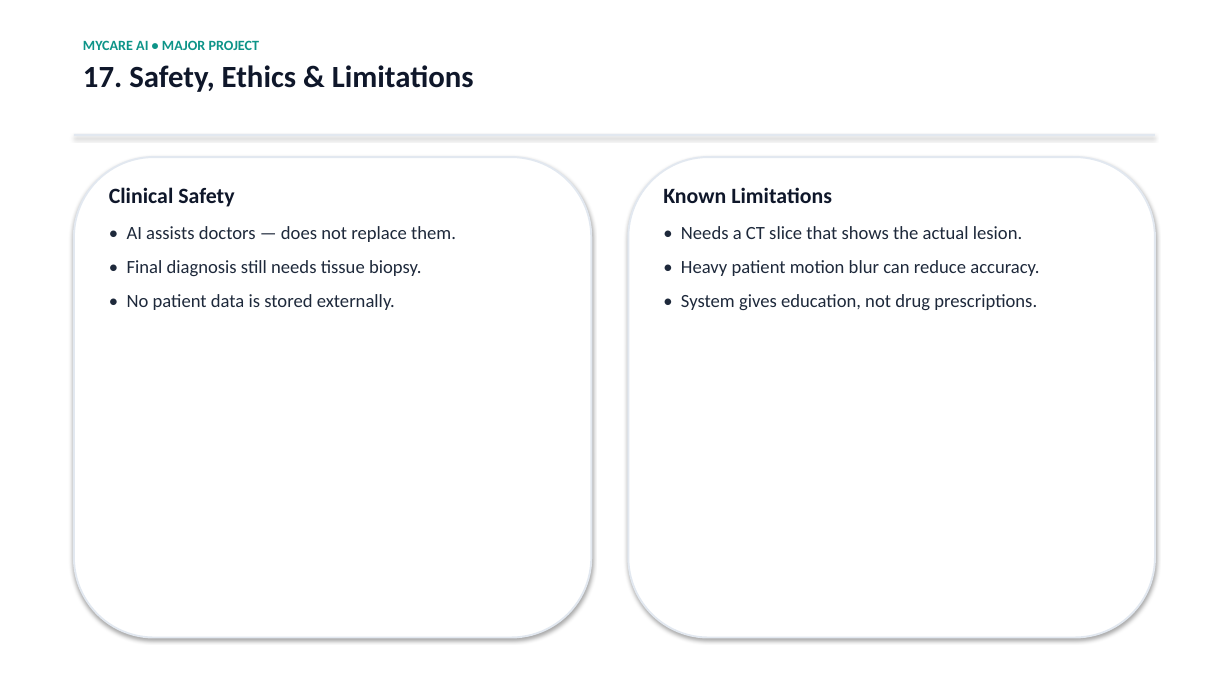
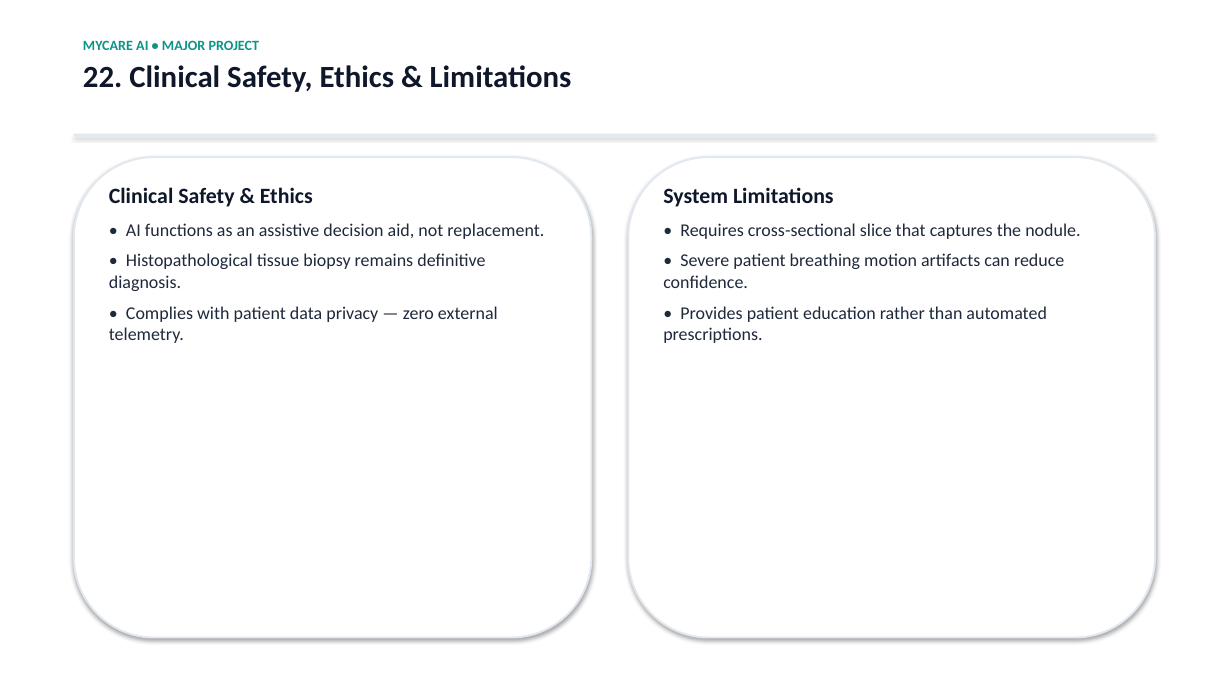
Before and after one commit to vinithram2/MyCare-Lung-Cancer-Detection, a slide deck: slide 23 of Project_Documents/MyCare_Lung_Cancer_Detection_Full.pptx (slide 18 before the commit). Drawn at 1232x693 pixels with LibreOffice and Linux fonts; fonts in the diff are those of the drawing. Boxes give left, top, right and bottom in pixels: in the first picture for what was removed or moved away, otherwise in the second. Text is boxed around its words. In the diff, an @@ line names an element or a change of style, - is before the commit and + after.

```diff
--- a/Project_Documents/MyCare_Lung_Cancer_Detection_Full.pptx
+++ b/Project_Documents/MyCare_Lung_Cancer_Detection_Full.pptx
@@ text at (x1=83, y1=65, x2=572, y2=92): text changed @@
-17. Safety, Ethics & Limitations
+22. Clinical Safety, Ethics & Limitations
@@ text at (x1=109, y1=187, x2=544, y2=343): text changed; size 14.5 to 14 pt @@
-Clinical Safety
-• AI assists doctors — does not replace them.
-• Final diagnosis still needs tissue biopsy.
-• No patient data is stored externally.
+Clinical Safety & Ethics
+• AI functions as an assistive decision aid, not replacement.
+• Histopathological tissue biopsy remains definitive diagnosis.
+• Complies with patient data privacy — zero external telemetry.
@@ text at (x1=663, y1=187, x2=1080, y2=343): text changed; size 14.5 to 14 pt @@
-Known Limitations
-• Needs a CT slice that shows the actual lesion.
-• Heavy patient motion blur can reduce accuracy.
-• System gives education, not drug prescriptions.
+System Limitations
+• Requires cross-sectional slice that captures the nodule.
+• Severe patient breathing motion artifacts can reduce confidence.
+• Provides patient education rather than automated prescriptions.
```
Also in this commit, not shown: 14 other slides changed, 11 slides added, 13 slides removed, 6 other files.
